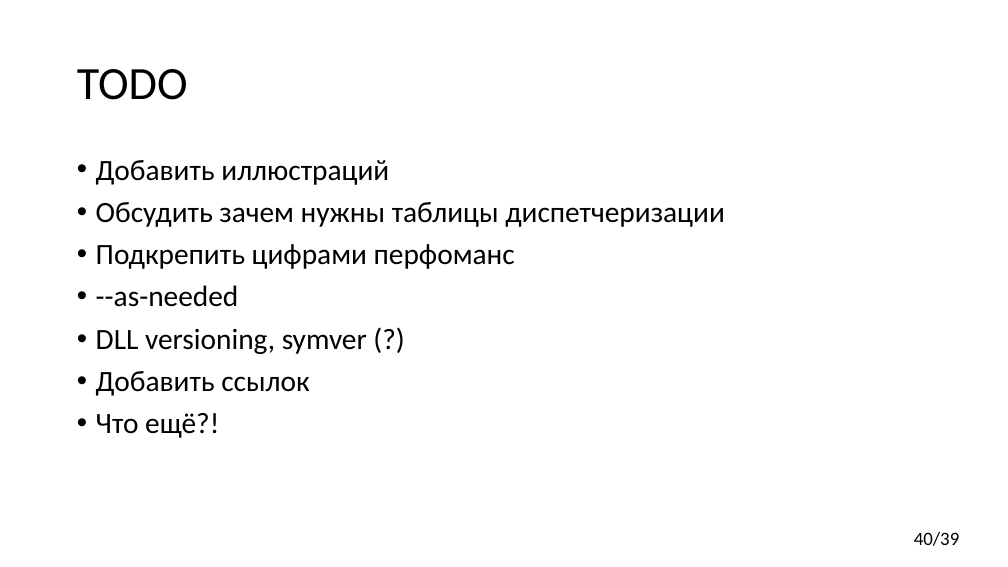
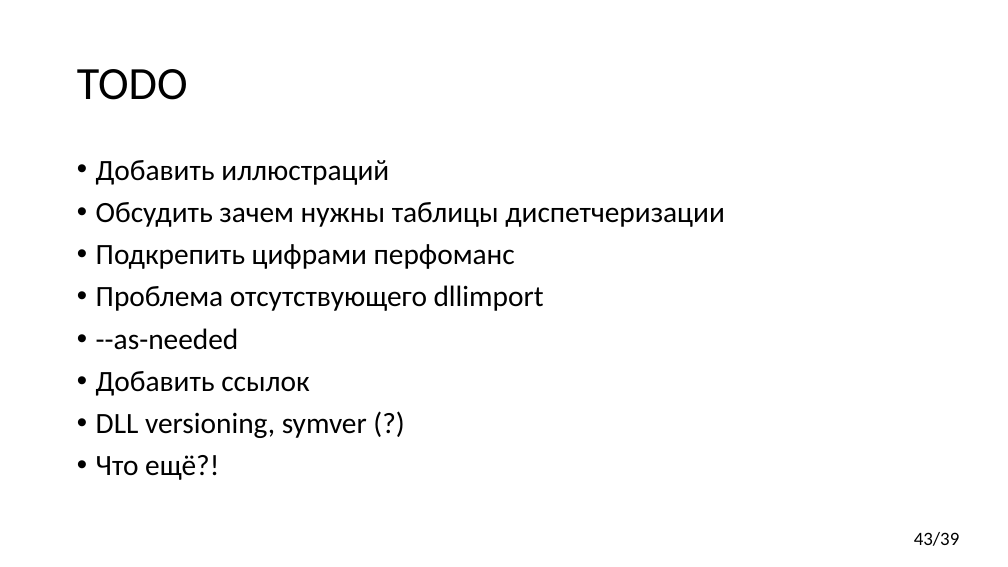
Before and after one commit to yugr/CppRussia, a slide deck: slide 43 of 2024/RU.pptx (slide 40 before the commit). Drawn at 1008x567 pixels with LibreOffice and Linux fonts; fonts in the diff are those of the drawing. Boxes give left, top, right and bottom in pixels: in the first picture for what was removed or moved away, otherwise in the second. Text is boxed around its words. In the diff, an @@ line names an element or a change of style, - is before the commit and + after.

```diff
--- a/2024/RU.pptx
+++ b/2024/RU.pptx
@@ text at (96,285,544,311): paragraph added @@
+• Проблема отсутствующего dllimport
@@ page number at (914,532,960,546): text changed @@
-40/39
+43/39
```
Also in this commit, not shown: 6 other slides changed, 6 slides added.
